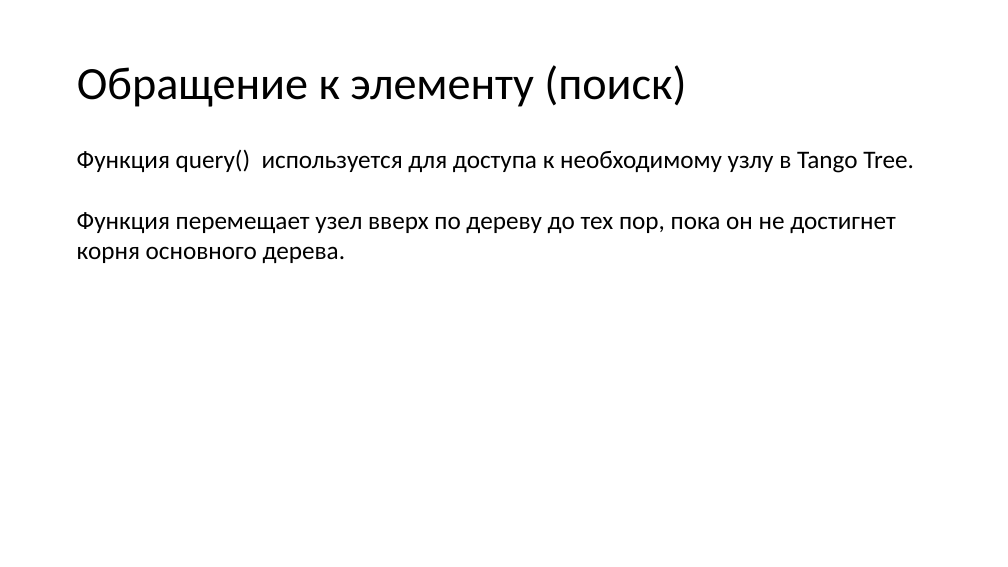
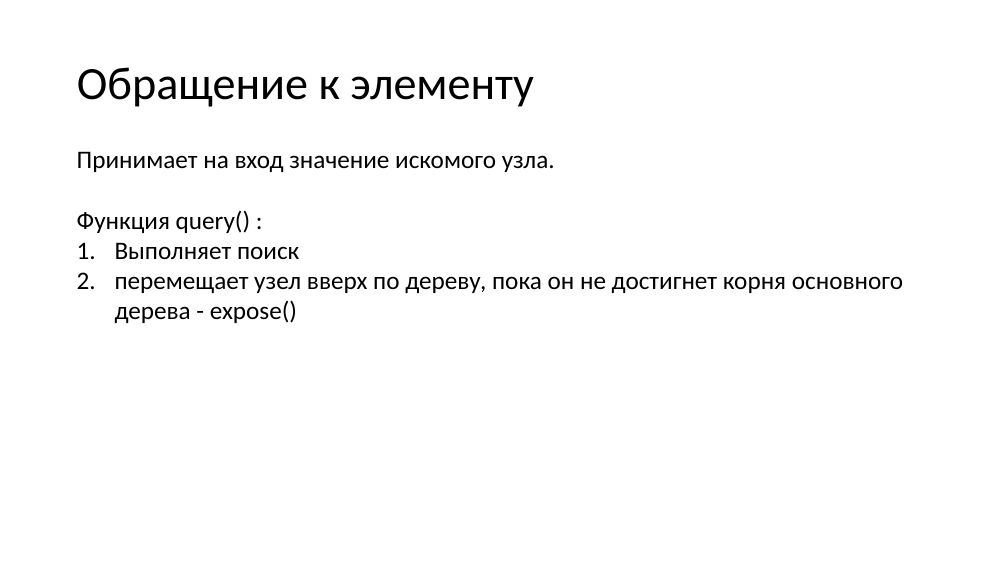
Before and after one commit to Far0ver/TangoTree, a slide deck: slide 13 of Танго дерево презентация.pptx. Drawn at 1008x567 pixels with LibreOffice and Linux fonts; fonts in the diff are those of the drawing. Boxes give left, top, right and bottom in pixels: in the first picture for what was removed or moved away, otherwise in the second. Text is boxed around its words. In the diff, an @@ line names an element or a change of style, - is before the commit and + after.

```diff
--- a/Танго дерево презентация.pptx
+++ b/Танго дерево презентация.pptx
@@ title at <box>77,67,534,107</box>: text changed @@
-Обращение к элементу (поиск)
+Обращение к элементу
@@ text at <box>77,151,903,323</box>: text changed @@
-Функция query() используется для доступа к необходимому узлу в Tango Tree.
-Функция перемещает узел вверх по дереву до тех пор, пока он не достигнет корня основного дерева.
+Принимает на вход значение искомого узла.
+Функция query() :
+1. Выполняет поиск
+2. перемещает узел вверх по дереву, пока он не достигнет корня основного дерева - expose()
```
Also in this commit, not shown: 9 other slides changed.
